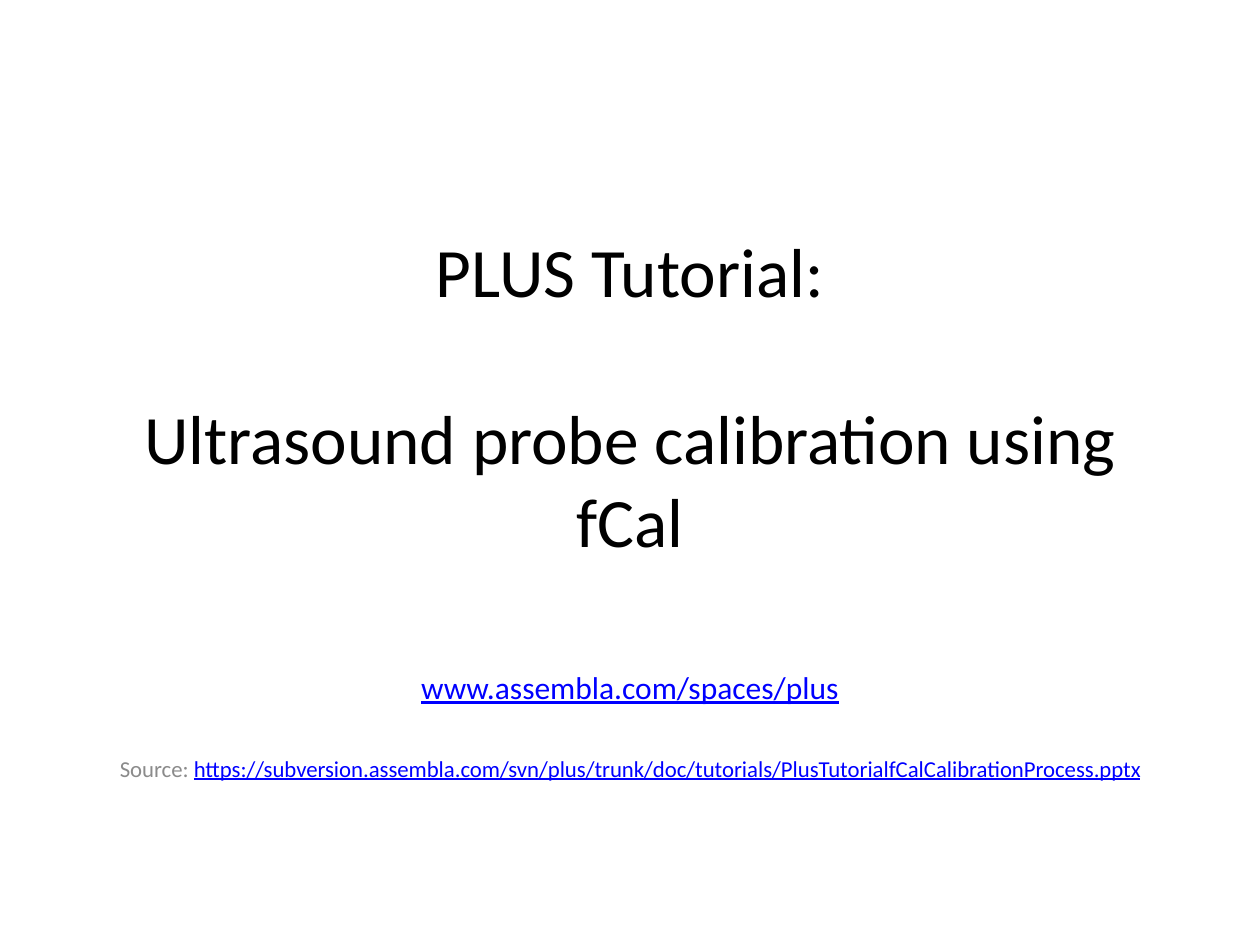
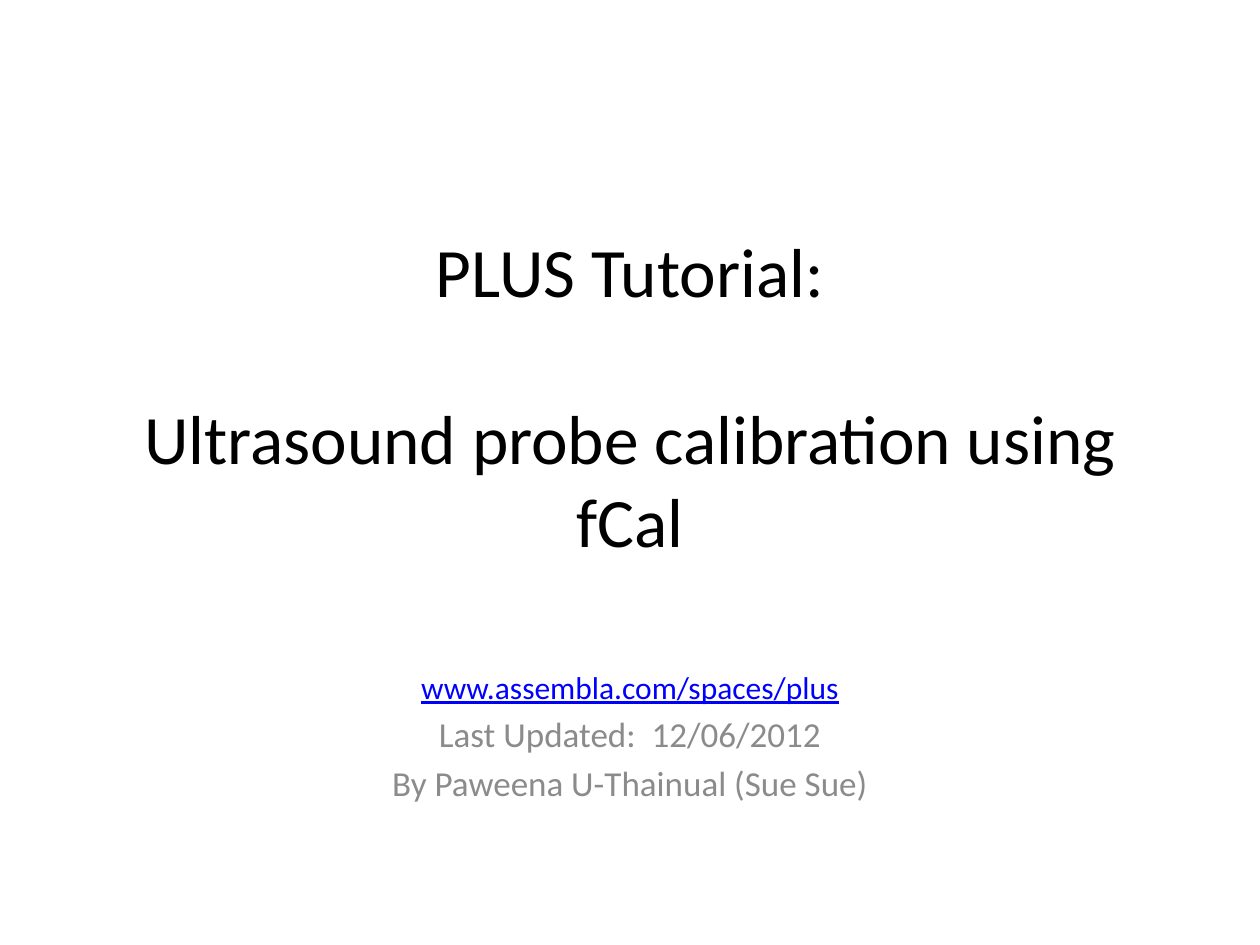
Before and after one commit to thewtex/Plus, a slide deck: slide 1 of doc/tutorials/PlusTutorialfCalCalibrationProcess.pptx. Drawn at 1260x945 pixels with LibreOffice and Linux fonts; fonts in the diff are those of the drawing. Boxes give left, top, right and bottom in pixels: in the first picture for what was removed or moved away, otherwise in the second. Text is boxed around its words. In the diff, an @@ line names an element or a change of style, - is before the commit and + after.

Commit message:
Overwrote PlusTutorialfCalCalibrationProcess.pptx by PlusTutorialfCalCalibrationProcess_UpdatedDec2012.pptx. If any older version is needed, it can be retrieved from the revision history.

```diff
--- a/doc/tutorials/PlusTutorialfCalCalibrationProcess.pptx
+++ b/doc/tutorials/PlusTutorialfCalCalibrationProcess.pptx
@@ subtitle "www.assembla.com/spaces/plus": place and size @@
-subtitle "www.assembla.com/spaces/plus" at [120,677,1141,781]
+subtitle "www.assembla.com/spaces/plus" at [392,677,868,802]
@@ subtitle at [392,723,868,802]: text changed; size 13 to 20 pt; text colour #0000FF to #8C8C8C @@
-Source: https://subversion.assembla.com/svn/plus/trunk/doc/tutorials/PlusTutorialfCalCalibrationProcess.pptx
+Last Updated: 12/06/2012
+By Paweena U-Thainual (Sue Sue)
```
Also in this commit, not shown: 6 other slides changed, 8 slides added, 1 slide removed, 1 other file.
